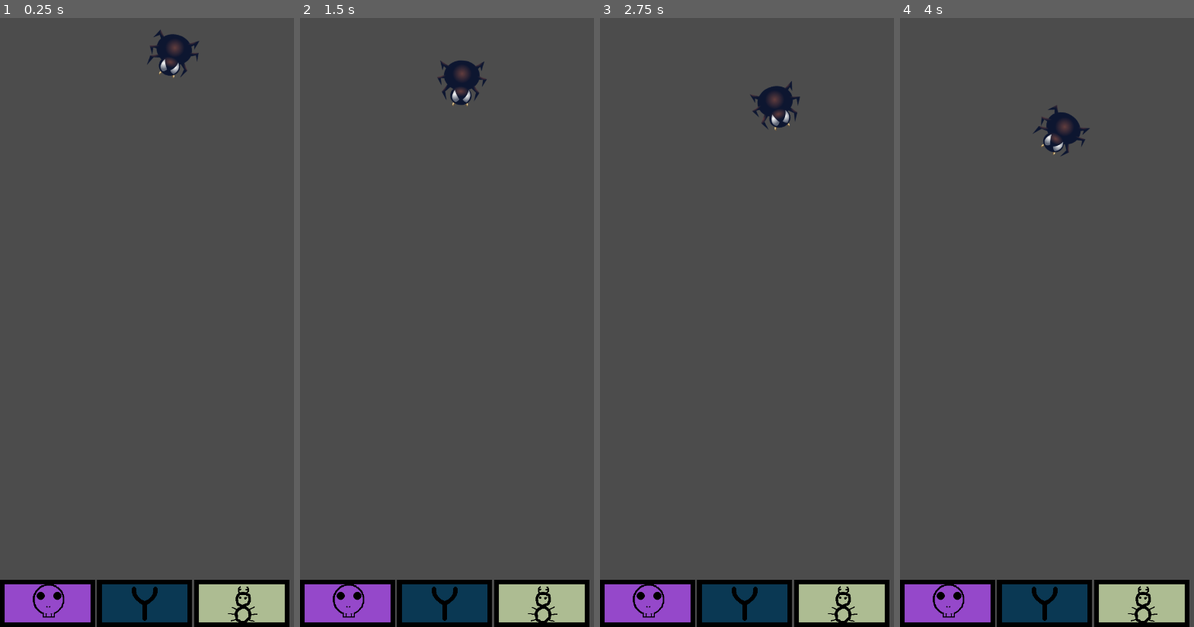
Above: before the commit, frames 1-4 (left to right).
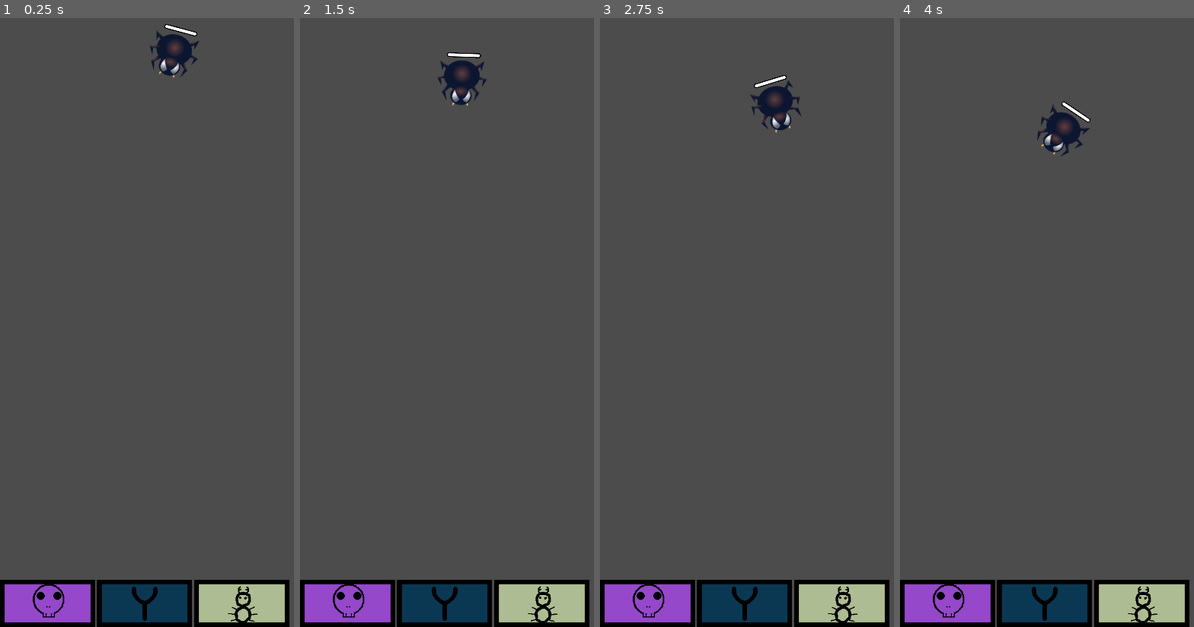
Above: after the commit, the same moments.

Repository: algch/Pest-Control
Game: Godot game, scene res://game_modes/Waves.tscn
Same seed, same stepped clock (60 frames per second), same inputs: the game is played once before the commit and once after it.
Inputs (mouse positions are in pixels of both pictures, inside the frame that each line leads up to):
- Up to frame 1 (0.25 s): no input
- Up to frame 2 (1.5 s): click (347, 602) at 0.5 s; click (444, 602) at 1.25 s
- Up to frame 3 (2.75 s): click (841, 602) at 2 s
- Up to frame 4 (4 s): click (947, 602) at 2.75 s; click (1044, 602) at 3.5 s

The runs differ from the first frame. In frame 1, 0.2% of the frame differs, in the area x 50-68%, y 1-9%; in frame 2, less than 0.1%; in frame 3, 0.3%, in the area x 51-69%, y 9-19%; in frame 4, 0.2%.

Commit message:
added health bar to spider

Diff:
--- a/enemies/Enemy.gd
+++ b/enemies/Enemy.gd
@@ -12,9 +12,11 @@
 var speed = 50.0
 var knockback_speed = 600.0
 var knockback_time = 0.1
-var stagger_time = 1.0
+var stagger_time = 0.3
 var kb_timer = Timer.new()
 var kb_dir = Vector2()
+var max_health = 3.0
+var health = self.max_health
 var current_state = STATE.ADVANCE setget set_current_state
 
 func set_current_state(new_state):
@@ -72,4 +74,6 @@
 func handle_projectile_collision(projectile, collision):
 	self.kb_dir = projectile.direction.bounce(collision.normal)
 	self.current_state = STATE.KNOCKBACK
+	self.health -= 1
+	$TextureProgress.value = (self.health / self.max_health) * $TextureProgress.max_value
 	projectile.queue_free()
--- a/enemies/spider/Spider.tscn
+++ b/enemies/spider/Spider.tscn
@@ -17,6 +17,8 @@
 [ext_resource path="res://enemies/spider/animations/walk/Spider_Walking0004.png" type="Texture" id=15]
 [ext_resource path="res://enemies/spider/animations/walk/Spider_Walking0005.png" type="Texture" id=16]
 [ext_resource path="res://enemies/spider/animations/walk/Spider_Walking0007.png" type="Texture" id=17]
+[ext_resource path="res://dragable_items/sprites/health_bar_under.png" type="Texture" id=18]
+[ext_resource path="res://dragable_items/sprites/health_bar_progress.png" type="Texture" id=19]
 
 [sub_resource type="SpriteFrames" id=1]
 animations = [ {
@@ -38,8 +40,20 @@
 rotation = -1.5708
 frames = SubResource( 1 )
 animation = "walk"
-frame = 11
+frame = 10
 playing = true
 
 [node name="CollisionShape2D" type="CollisionShape2D" parent="."]
 shape = SubResource( 2 )
+
+[node name="TextureProgress" type="TextureProgress" parent="."]
+margin_left = -32.0
+margin_top = -40.0
+margin_right = 40.0
+rect_rotation = 90.0
+value = 100.0
+texture_under = ExtResource( 18 )
+texture_progress = ExtResource( 19 )
+__meta__ = {
+"_edit_use_anchors_": false
+}
Not shown: 1 places in enemies/spider/Spider.tscn that only renumber resources
